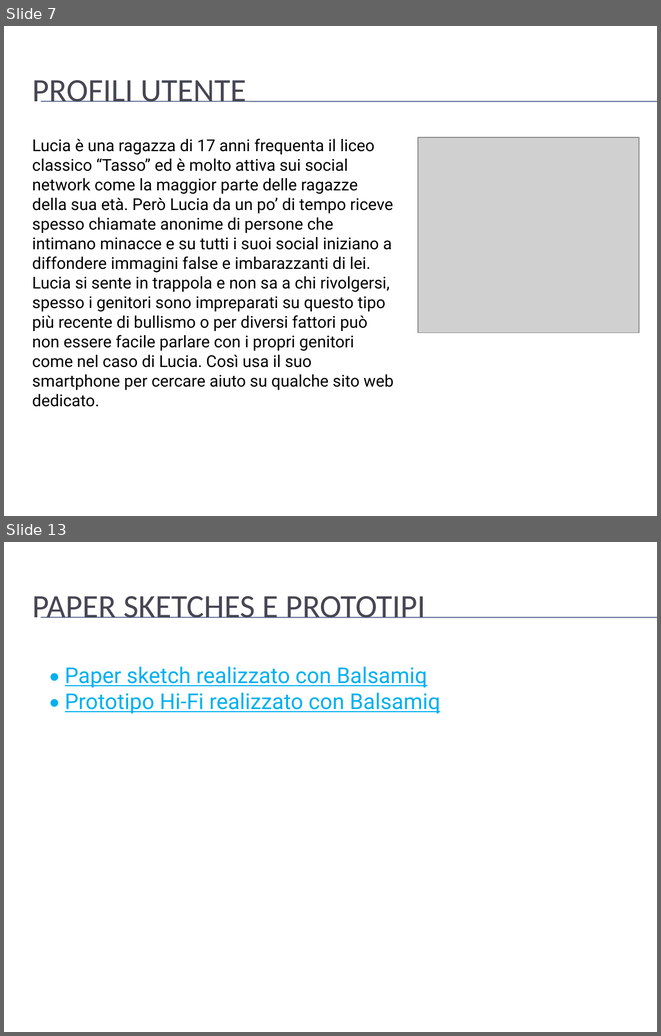
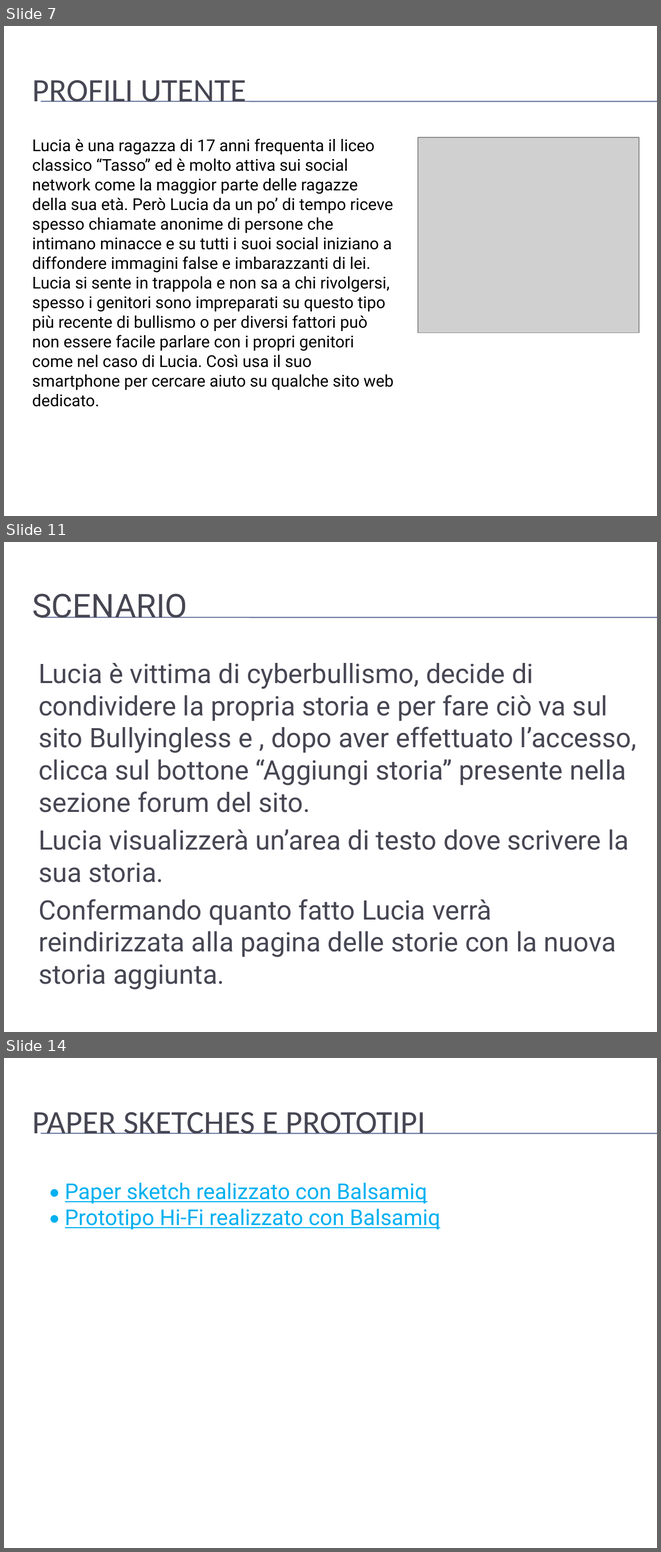
Before and after one commit to mario-santoro/Bullyingless, a slide deck: Assignment n.4/presentazione.pptx. Shown one above the other, each under a label of ours: slides 7 and 13 before the commit, slides 7, 11 and 14 after it; the slides between them are not shown. The pictures are 661x1036 and 661x1552 pixels, drawn with LibreOffice and Linux fonts; fonts in the diff are those of the drawing; grey boxes stand for pictures; background and template pictures are left out. Boxes give left, top, right and bottom in pixels: in the first picture for what was removed or moved away, otherwise in the second. Text is boxed around its words. In the diff, an @@ line names an element or a change of style, - is before the commit and + after.

```diff
--- a/Assignment n.4/presentazione.pptx
+++ b/Assignment n.4/presentazione.pptx
@@ slide 11 added at bbox=[4, 542, 657, 1032], background picture (left out); not listed: 2 template elements that a slide beside it also shows @@
@@ title added at bbox=[32, 593, 187, 618], 36 pt, text #464653 @@
+SCENARIO
@@ text added at bbox=[38, 663, 637, 989], 29.6 pt, text #464653 @@
+Lucia è vittima di cyberbullismo, decide di condividere la propria storia e per fare ciò va sul sito Bullyingless e , dopo aver effettuato l’accesso, clicca sul bottone “Aggiungi storia” presente nella sezione forum del sito.
+Lucia visualizzerà un’area di testo dove scrivere la sua storia.
+Confermando quanto fatto Lucia verrà reindirizzata alla pagina delle storie con la nuova storia aggiunta.
@@ what was slide 13 is now slide 14 @@
```
Also in this commit, not shown: 3 slides changed.
